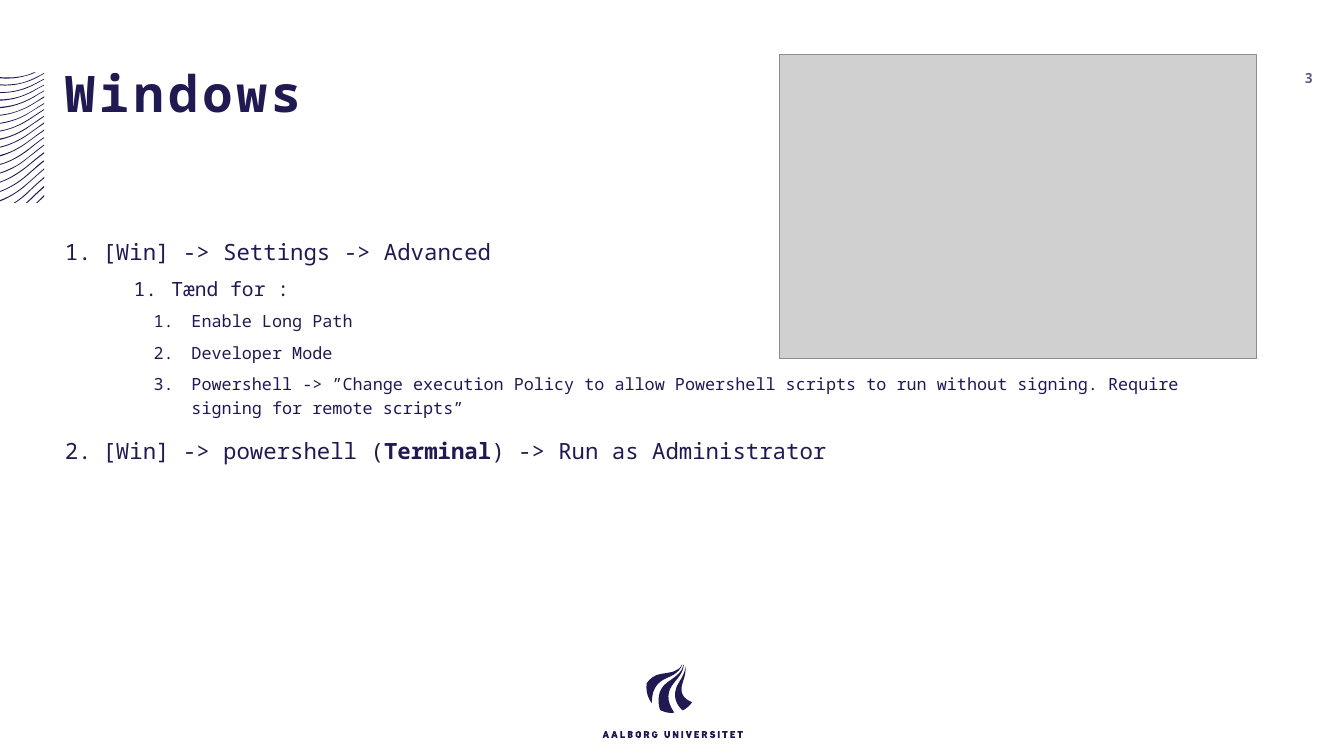
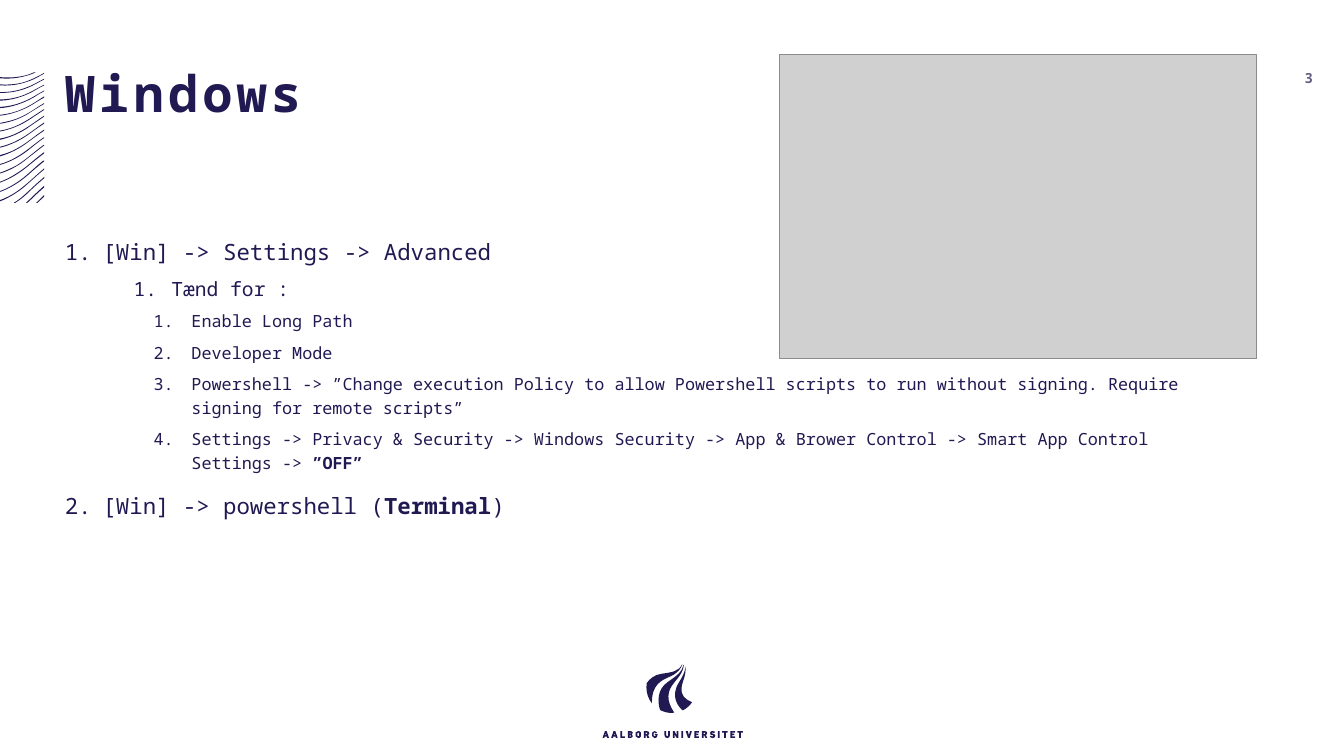
Before and after one commit to AAU-ST1-Programming/setup, a slide deck: slide 3 of Setup Windows.pptx. Drawn at 1344x756 pixels with LibreOffice and Linux fonts; fonts in the diff are those of the drawing; grey boxes stand for pictures. Boxes give left, top, right and bottom in pixels: in the first picture for what was removed or moved away, otherwise in the second. Text is boxed around its words. In the diff, an @@ line names an element or a change of style, - is before the commit and + after.

```diff
--- a/Setup Windows.pptx
+++ b/Setup Windows.pptx
@@ text at bbox=[103, 432, 1149, 520]: text changed; size 16 to 12 pt @@
-2. [Win] -> powershell (Terminal) -> Run as Administrator
+    4. Settings -> Privacy & Security -> Windows Security -> App & Brower Control -> Smart App Control Settings -> ”OFF”
+2. [Win] -> powershell (Terminal)
```
Also in this commit, not shown: 1 other slide changed.
